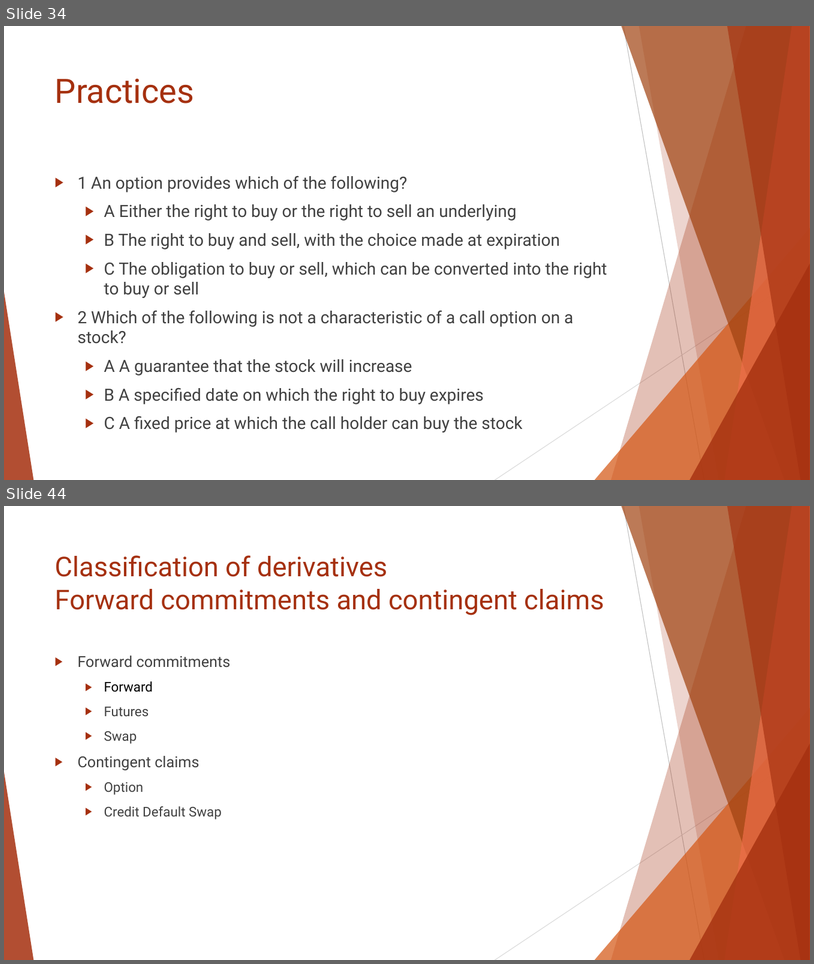
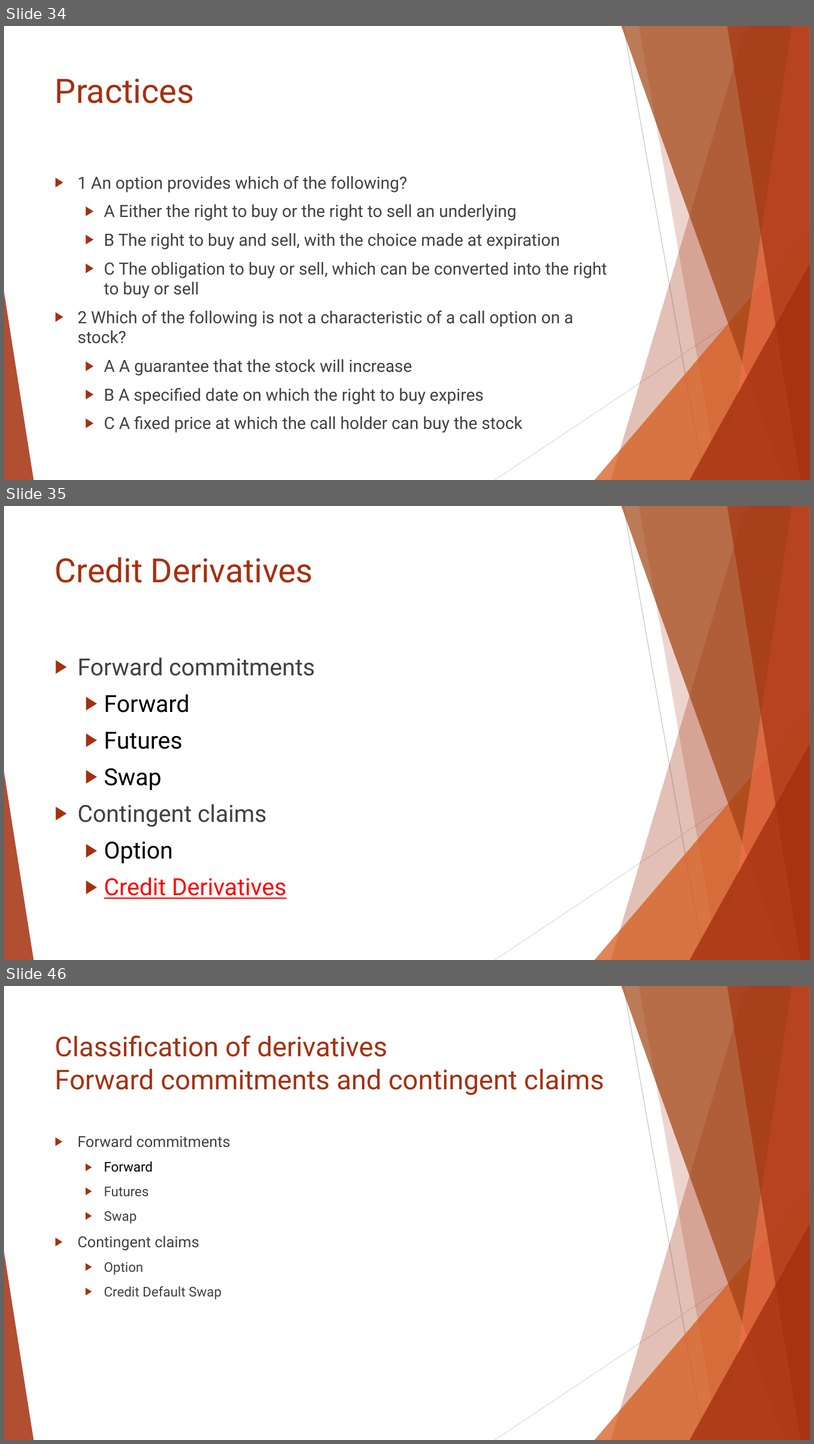
Before and after one commit to Isco0530/data, a slide deck: Reading 45.pptx. Shown one above the other, each under a label of ours: slides 34 and 44 before the commit, slides 34, 35 and 46 after it; the slides between them are not shown. The pictures are 814x964 and 814x1444 pixels, drawn with LibreOffice and Linux fonts; fonts in the diff are those of the drawing. Boxes give left, top, right and bottom in pixels: in the first picture for what was removed or moved away, otherwise in the second. Text is boxed around its words. In the diff, an @@ line names an element or a change of style, - is before the commit and + after.

```diff
--- a/Reading 45.pptx
+++ b/Reading 45.pptx
@@ slide 35 added at (x1=4, y1=506, x2=810, y2=960), background #FFFFFF; not listed: 10 template elements that a slide beside it also shows @@
@@ title added at (x1=55, y1=557, x2=314, y2=583), 39.6 pt, text #A5300F @@
+Credit Derivatives
@@ text added at (x1=78, y1=657, x2=315, y2=898), 28 pt, text #404040 @@
+▶ Forward commitments
+  ▶ Forward
+  ▶ Futures
+  ▶ Swap
+▶ Contingent claims
+  ▶ Option
+  ▶ Credit Derivatives
@@ what was slide 44 is now slide 46 @@
```
Also in this commit, not shown: 14 slides changed, 1 other slide added.
